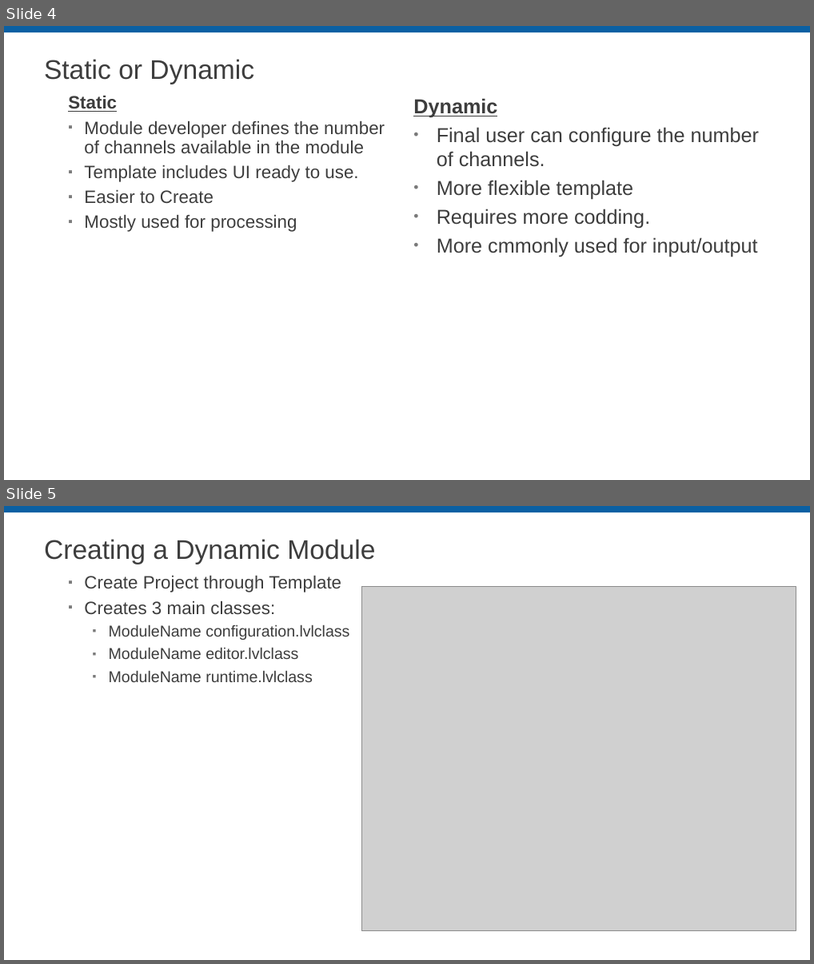
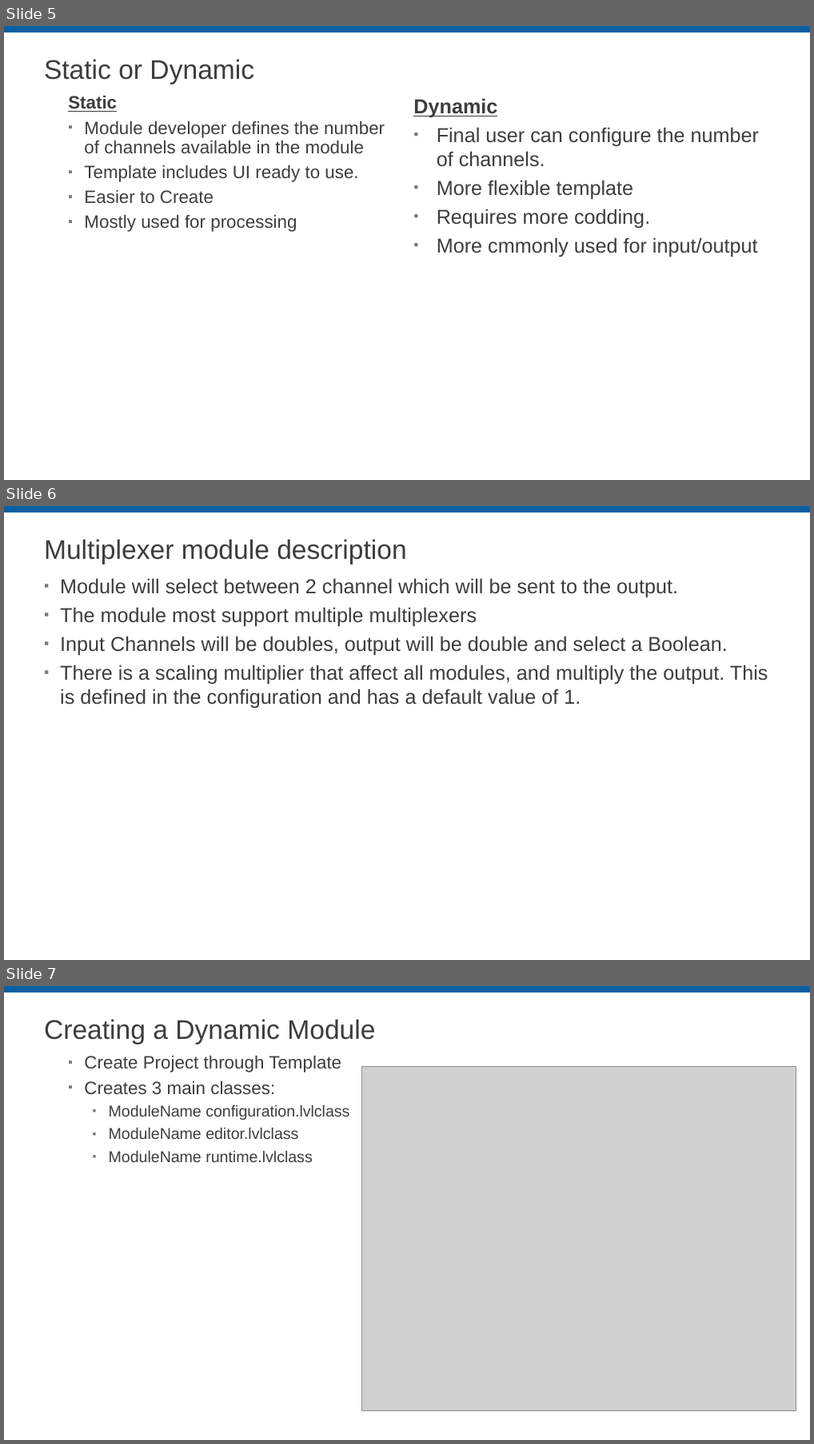
Before and after one commit to LabVIEW-DCAF/Documentation, a slide deck: Trunk/Getting Started Material/DCAF Training/7 Dynamic Modules.pptx. Shown one above the other, each under a label of ours: slides 4 and 5 before the commit, slides 5, 6 and 7 after it. The pictures are 814x964 and 814x1444 pixels, drawn with LibreOffice and Linux fonts; fonts in the diff are those of the drawing; grey boxes stand for pictures; background and template pictures are left out. Boxes give left, top, right and bottom in pixels: in the first picture for what was removed or moved away, otherwise in the second. Text is boxed around its words. In the diff, an @@ line names an element or a change of style, - is before the commit and + after.

```diff
--- a/Trunk/Getting Started Material/DCAF Training/7 Dynamic Modules.pptx
+++ b/Trunk/Getting Started Material/DCAF Training/7 Dynamic Modules.pptx
@@ slide 6 added at [4,506,810,960], background #FFFFFF; not listed: 1 template element that a slide beside it also shows @@
@@ title added at [44,539,406,564], 32 pt, text #3D3D3D @@
+Multiplexer module description
@@ text added at [60,578,769,708], 24 pt, text #3D3D3D @@
+▪ Module will select between 2 channel which will be sent to the output.
+▪ The module most support multiple multiplexers
+▪ Input Channels will be doubles, output will be double and select a Boolean.
+▪ There is a scaling multiplier that affect all modules, and multiply the output. This is defined in the configuration and has a default value of 1.
@@ what was slide 4 is now slide 5 @@
@@ what was slide 5 is now slide 7 @@
```
Also in this commit, not shown: 2 slides changed, 20 other slides added, 1 other file.
